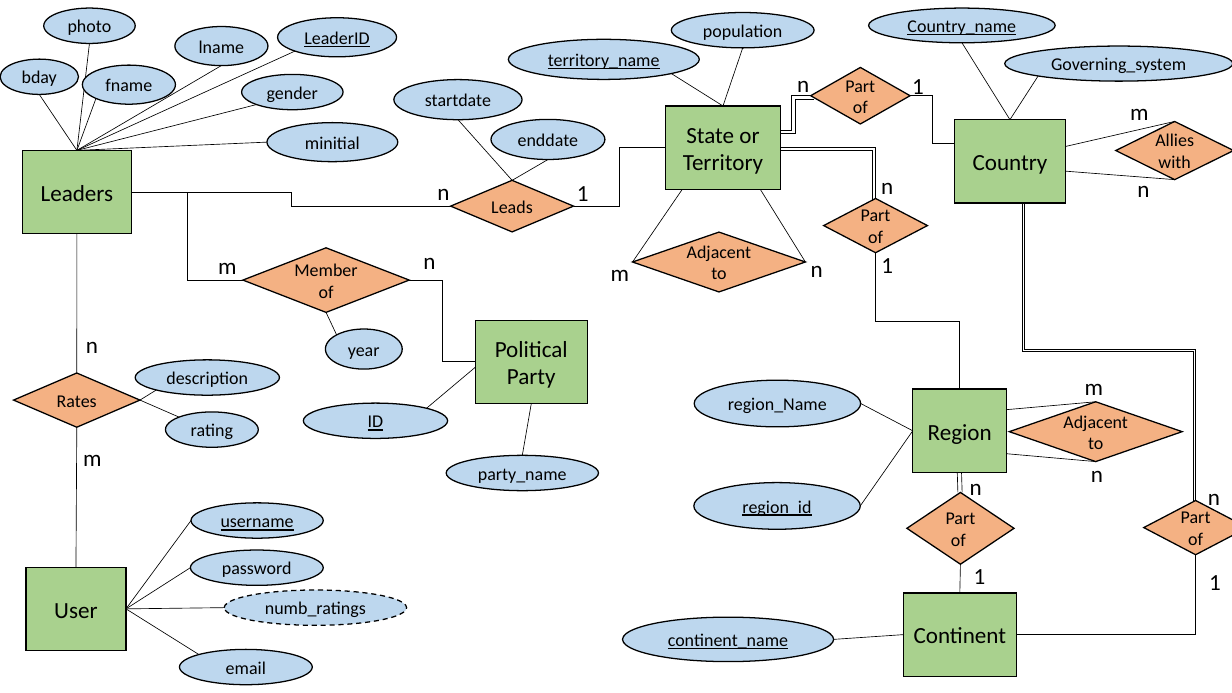
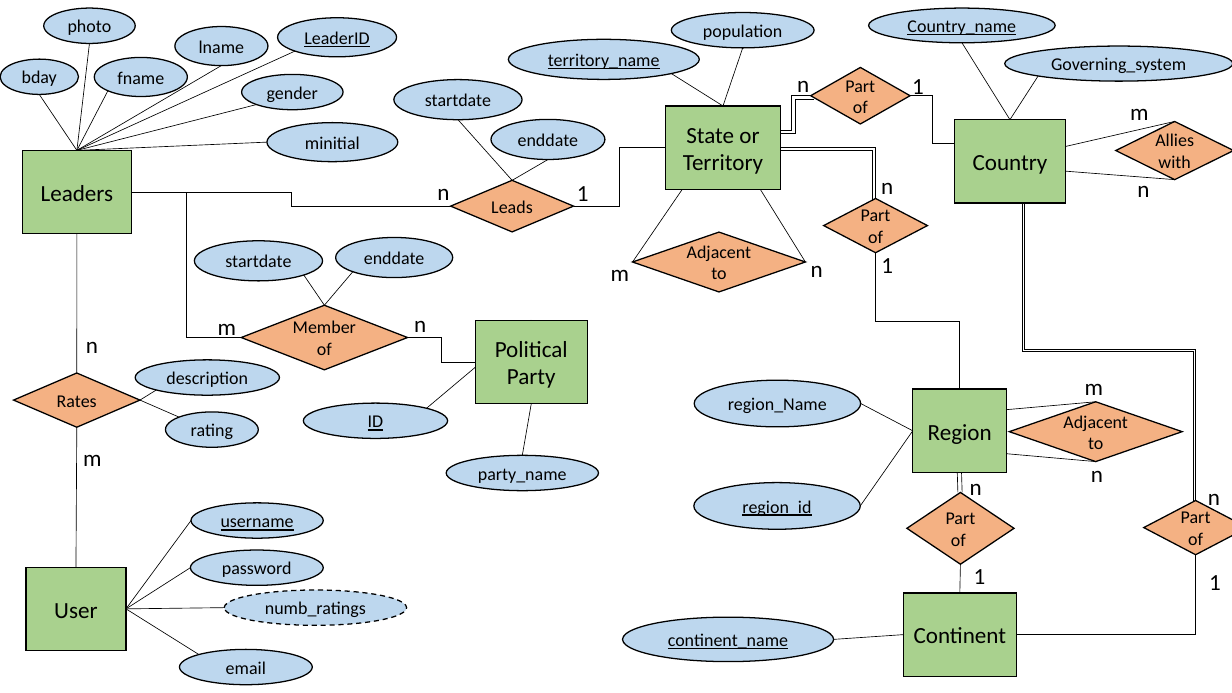
Before and after one commit to csse333rateMyWorldLeader/documentation, a slide deck: slide 1 of ERdiagram.pptx. Drawn at 1232x693 pixels with LibreOffice and Linux fonts; fonts in the diff are those of the drawing. Boxes give left, top, right and bottom in pixels: in the first picture for what was removed or moved away, otherwise in the second. Text is boxed around its words. In the diff, an @@ line names an element or a change of style, - is before the commit and + after.

```diff
--- a/ERdiagram.pptx
+++ b/ERdiagram.pptx
@@ ellipse "fname": place and size @@
-ellipse "fname" at [82,66,176,104]
+ellipse "fname" at [94,57,188,96]
@@ line moved from (96, 99) - (77, 151) to (108, 91) - (77, 151) @@
@@ elbow line moved from (131, 192) - (243, 280) to (131, 192) - (241, 337) @@
@@ ellipse "enddate": place and size @@
-ellipse "enddate" at [325,329,402,369]
+ellipse "enddate" at [335,238,453,277]
@@ ellipse added at [194,241,323,281], fill #BDD7EE, outline #000000 1 pt, 14 pt, text #000000 @@
+startdate
@@ text in ellipse at [364,251,425,264]: text changed @@
-year
+enddate
@@ line added from (304, 275) to (324, 305), #000000 0.5 pt @@
@@ line moved from (326, 312) - (336, 335) to (324, 305) - (353, 272) @@
@@ text "m" rewrapped from [218,262,236,281] to [218,323,236,338] @@
@@ diamond "Member of": place and size @@
-diamond "Member of" at [243,248,409,312]
+diamond "Member of" at [241,305,408,370]
@@ text "n" rewrapped from [423,257,435,269] to [414,320,426,338] @@
@@ elbow line moved from (409, 280) - (475, 362) to (408, 337) - (475, 362) @@
```
Also in this commit, not shown: 1 other file.
